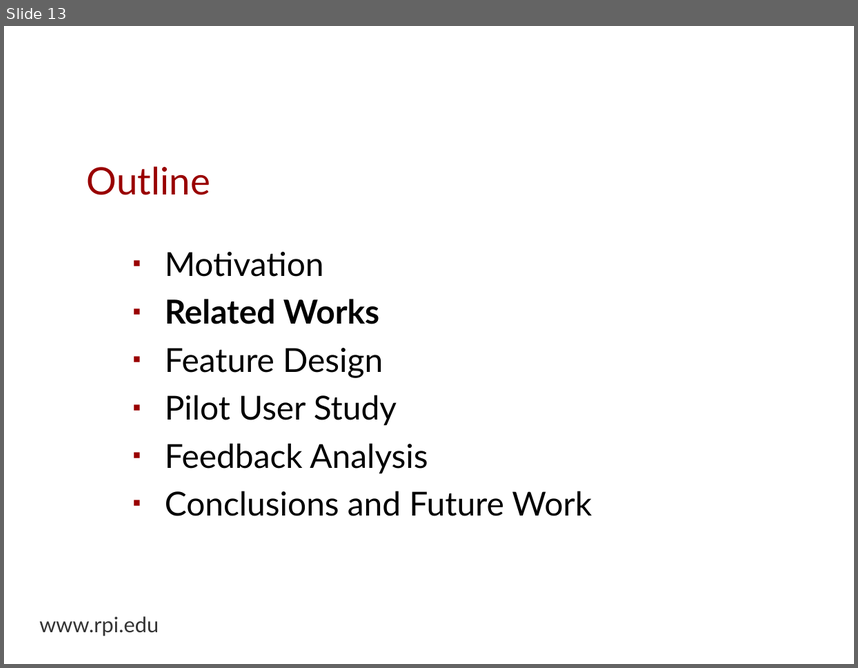
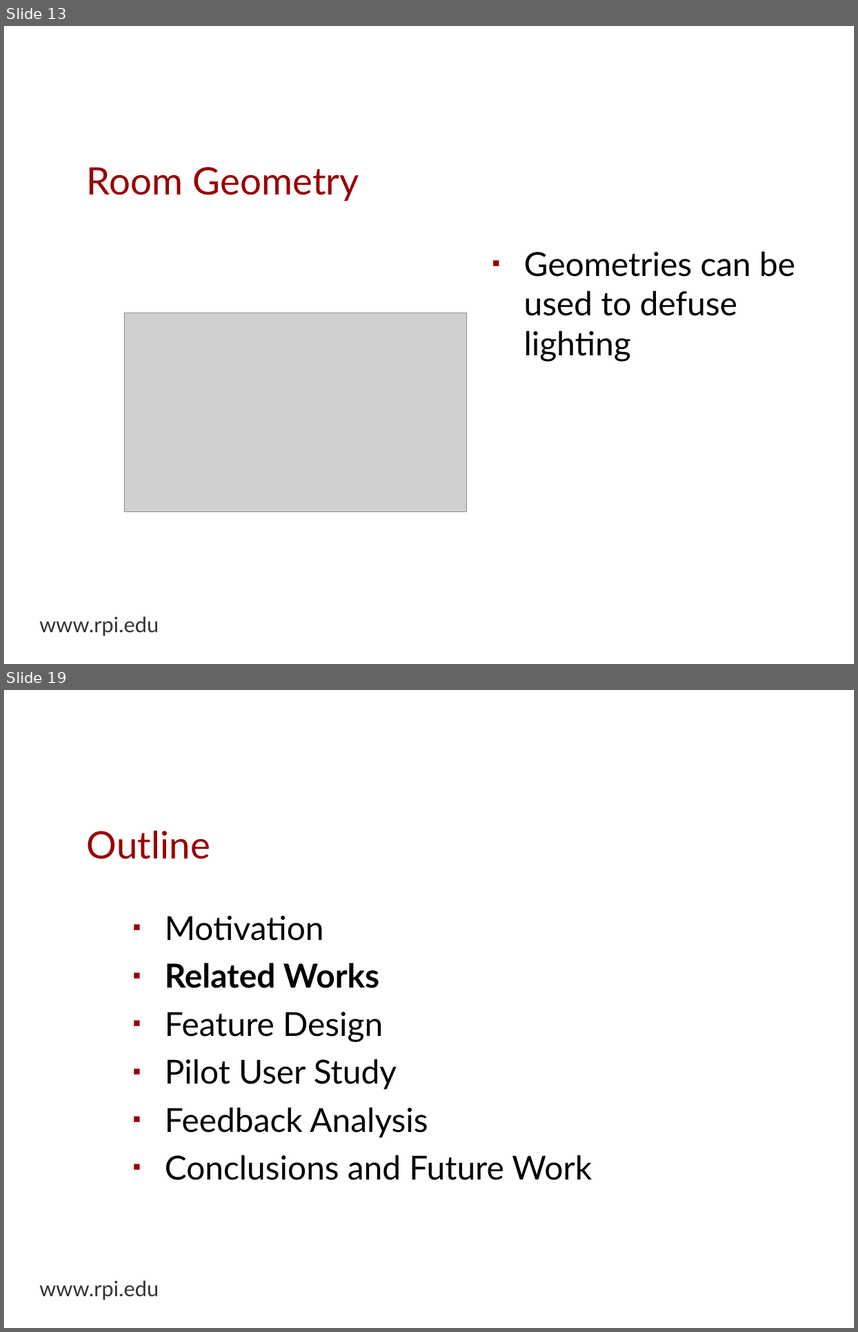
Before and after one commit to espinm2/master_presentation, a slide deck: max_espinoza.odp. Shown one above the other, each under a label of ours: slide 13 before the commit, slides 13 and 19 after it; the slides between them are not shown. The pictures are 858x668 and 858x1332 pixels, drawn with LibreOffice and Linux fonts; fonts in the diff are those of the drawing; grey boxes stand for pictures; background and template pictures are left out. Boxes give left, top, right and bottom in pixels: in the first picture for what was removed or moved away, otherwise in the second. Text is boxed around its words. In the diff, an @@ line names an element or a change of style, - is before the commit and + after.

```diff
--- a/max_espinoza.odp
+++ b/max_espinoza.odp
@@ slide 13 added at box(4, 26, 854, 664), background picture (left out); not listed: 1 template element that a slide beside it also shows @@
@@ title added at box(87, 167, 359, 201), 32 pt, text #990000 @@
+Room Geometry
@@ text added at box(524, 251, 795, 361), 28 pt, text #000000 @@
+▪ Geometries can be used to defuse lighting
@@ picture added at box(125, 312, 467, 511) @@
@@ what was slide 13 is now slide 19 @@
```
Also in this commit, not shown: 2 slides changed, 6 other slides added, 1 slide removed, 1 other file.
